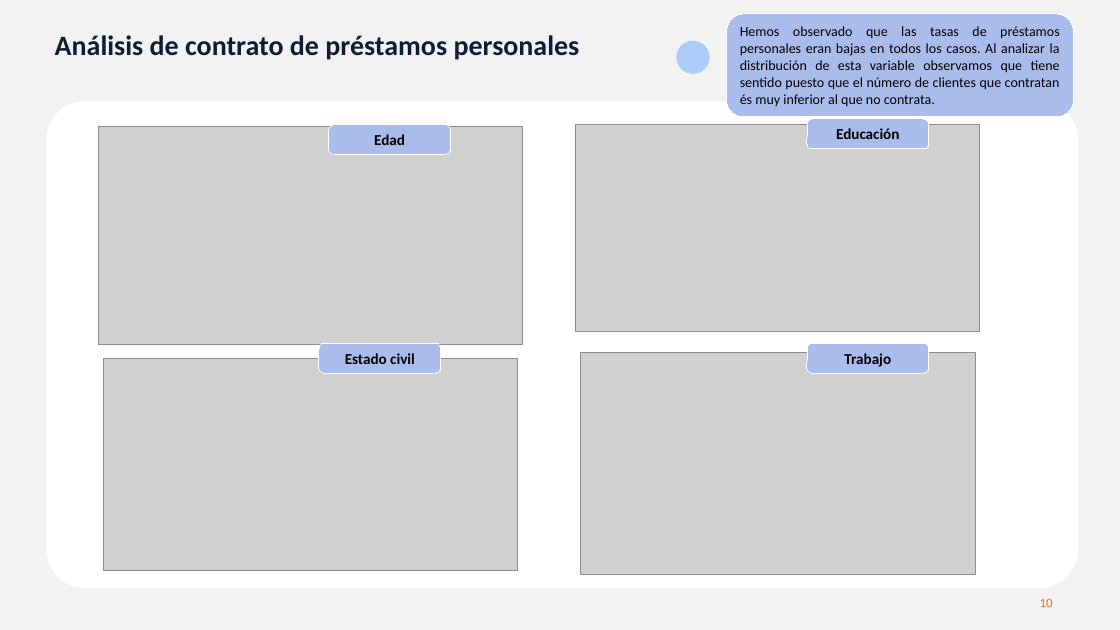
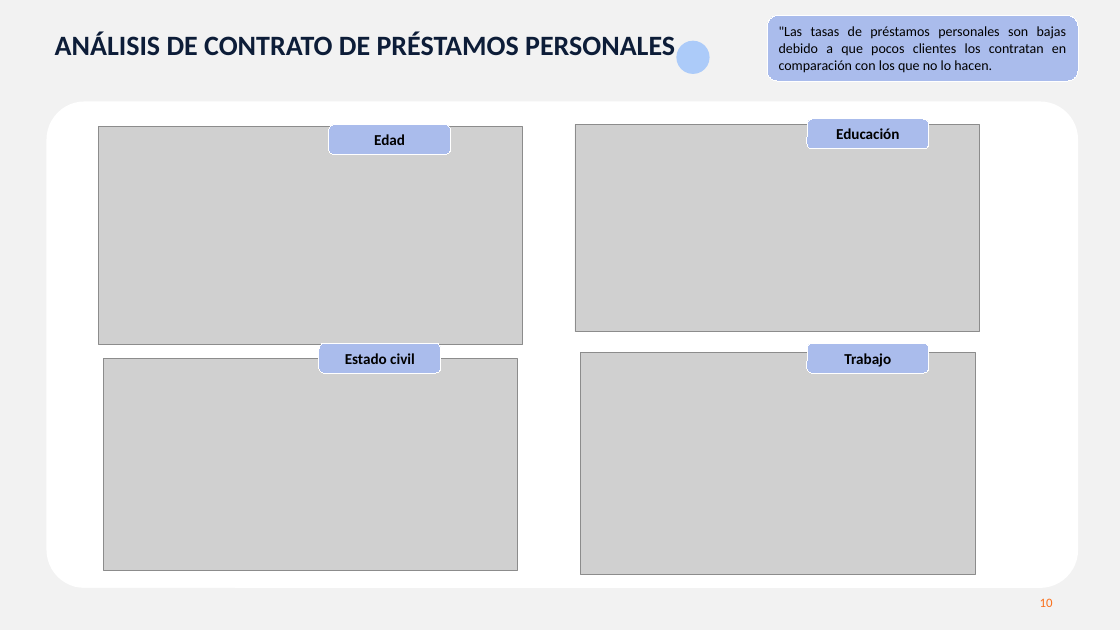
Before and after one commit to MarinaTorba/PersonalDataProrjects, a slide deck: slide 10 of Equip_B/results/D1_presentacion_Cliente.pptx. Drawn at 1120x630 pixels with LibreOffice and Linux fonts; fonts in the diff are those of the drawing; grey boxes stand for pictures. Boxes give left, top, right and bottom in pixels: in the first picture for what was removed or moved away, otherwise in the second. Text is boxed around its words. In the diff, an @@ line names an element or a change of style, - is before the commit and + after.

```diff
--- a/Equip_B/results/D1_presentacion_Cliente.pptx
+++ b/Equip_B/results/D1_presentacion_Cliente.pptx
@@ rounded rectangle ""Las tasas de préstamos personales ...": place and size @@
-rounded rectangle ""Las tasas de préstamos personales ..." at [727, 13, 1074, 117]
+rounded rectangle ""Las tasas de préstamos personales ..." at [767, 15, 1078, 81]
@@ text in rounded rectangle at [779, 26, 1067, 73]: text changed @@
-Hemos observado que las tasas de préstamos personales eran bajas en todos los casos. Al analizar la distribución de esta variable observamos que tiene sentido puesto que el número de clientes que contratan és muy inferior al que no contrata.
+"Las tasas de préstamos personales son bajas debido a que pocos clientes los contratan en comparación con los que no lo hacen.
@@ text at [55, 31, 675, 55]: text changed @@
-Análisis de contrato de préstamos personales
+ANÁLISIS DE CONTRATO DE PRÉSTAMOS PERSONALES
```
Also in this commit, not shown: 21 other slides changed, 1 slide removed.
